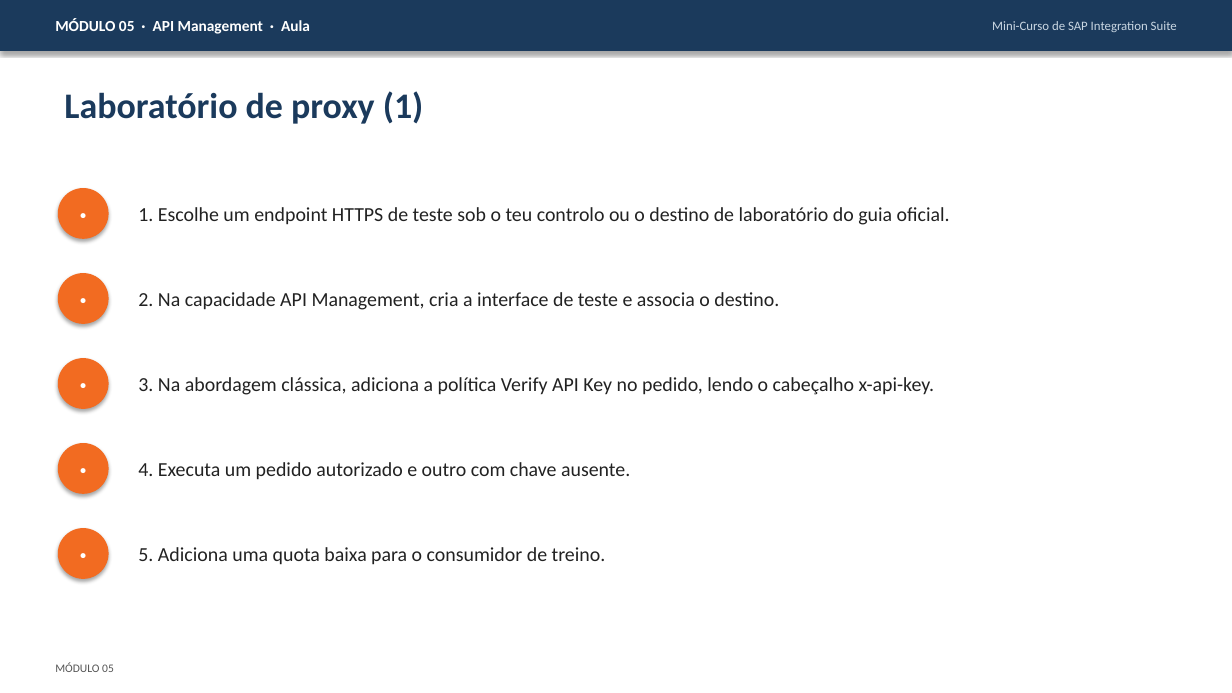
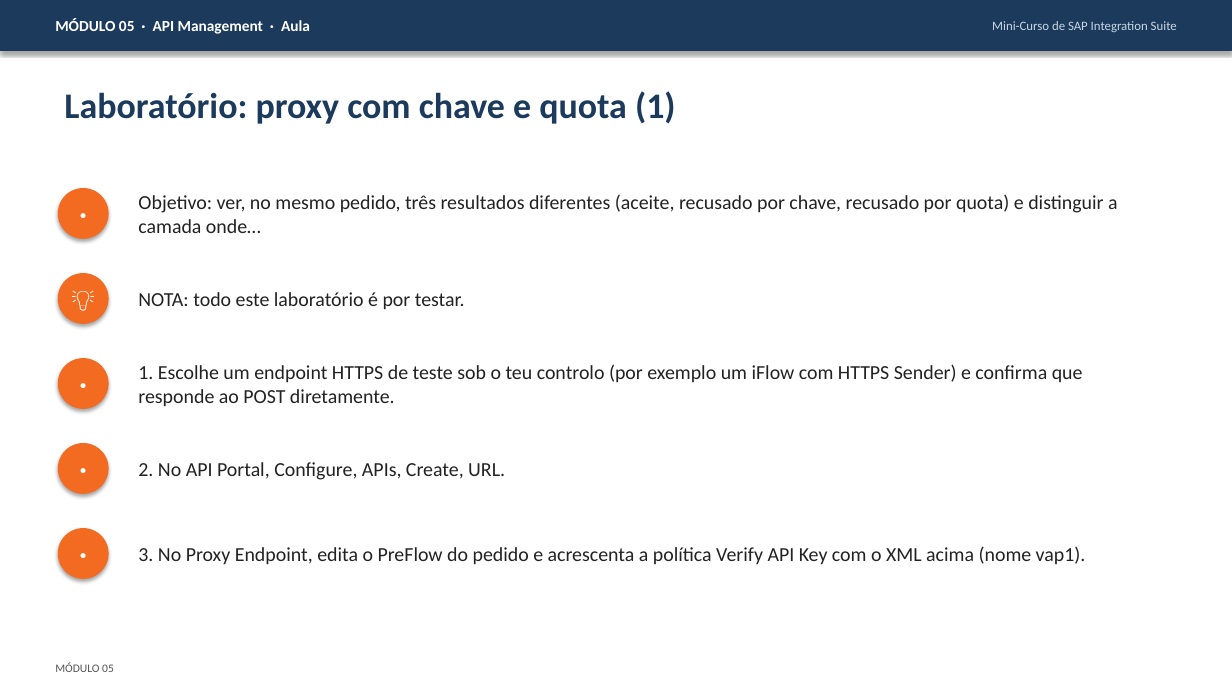
Before and after one commit to AdrianoHebreu/estudos, a slide deck: slide 27 of Integration_suite_studies/05-API-Management/05-API-Management.pptx (slide 7 before the commit). Drawn at 1232x693 pixels with LibreOffice and Linux fonts; fonts in the diff are those of the drawing. Boxes give left, top, right and bottom in pixels: in the first picture for what was removed or moved away, otherwise in the second. Text is boxed around its words. In the diff, an @@ line names an element or a change of style, - is before the commit and + after.

Commit message:
Aprofundar o curso de Integration Suite a partir da documentação oficial SAP (módulos 00 a 12, exercícios com níveis)
Módulos 00 e 02 a 12 reescritos com rótulos Documentado, Observado e Por testar; módulo 01 com observações do tenant; exercícios 1 a 34 e soluções com níveis; Office regenerado; ESTADO e READMEs atualizados (atribuição CC-BY 4.0).

```diff
--- a/Integration_suite_studies/05-API-Management/05-API-Management.pptx
+++ b/Integration_suite_studies/05-API-Management/05-API-Management.pptx
@@ text at (x1=64, y1=91, x2=676, y2=124): text changed @@
-Laboratório de proxy (1)
+Laboratório: proxy com chave e quota (1)
@@ text at (x1=138, y1=194, x2=1118, y2=233): text changed @@
-1. Escolhe um endpoint HTTPS de teste sob o teu controlo ou o destino de laboratório do guia oficial.
+Objetivo: ver, no mesmo pedido, três resultados diferentes (aceite, recusado por chave, recusado por quota) e distinguir a camada onde…
@@ text in ellipse at (x1=57, y1=274, x2=108, y2=324): text changed @@
-•
+💡
@@ text at (x1=138, y1=292, x2=465, y2=310): text changed @@
-2. Na capacidade API Management, cria a interface de teste e associa o destino.
+NOTA: todo este laboratório é por testar.
@@ text at (x1=138, y1=364, x2=1083, y2=407): text changed @@
-3. Na abordagem clássica, adiciona a política Verify API Key no pedido, lendo o cabeçalho x-api-key.
+1. Escolhe um endpoint HTTPS de teste sob o teu controlo (por exemplo um iFlow com HTTPS Sender) e confirma que responde ao POST diretamente.
@@ text at (x1=138, y1=462, x2=505, y2=480): text changed @@
-4. Executa um pedido autorizado e outro com chave ausente.
+2. No API Portal, Configure, APIs, Create, URL.
@@ text at (x1=138, y1=546, x2=1086, y2=565): text changed @@
-5. Adiciona uma quota baixa para o consumidor de treino.
+3. No Proxy Endpoint, edita o PreFlow do pedido e acrescenta a política Verify API Key com o XML acima (nome vap1).
```
Also in this commit, not shown: 9 other slides changed, 29 slides added, 47 other files.
